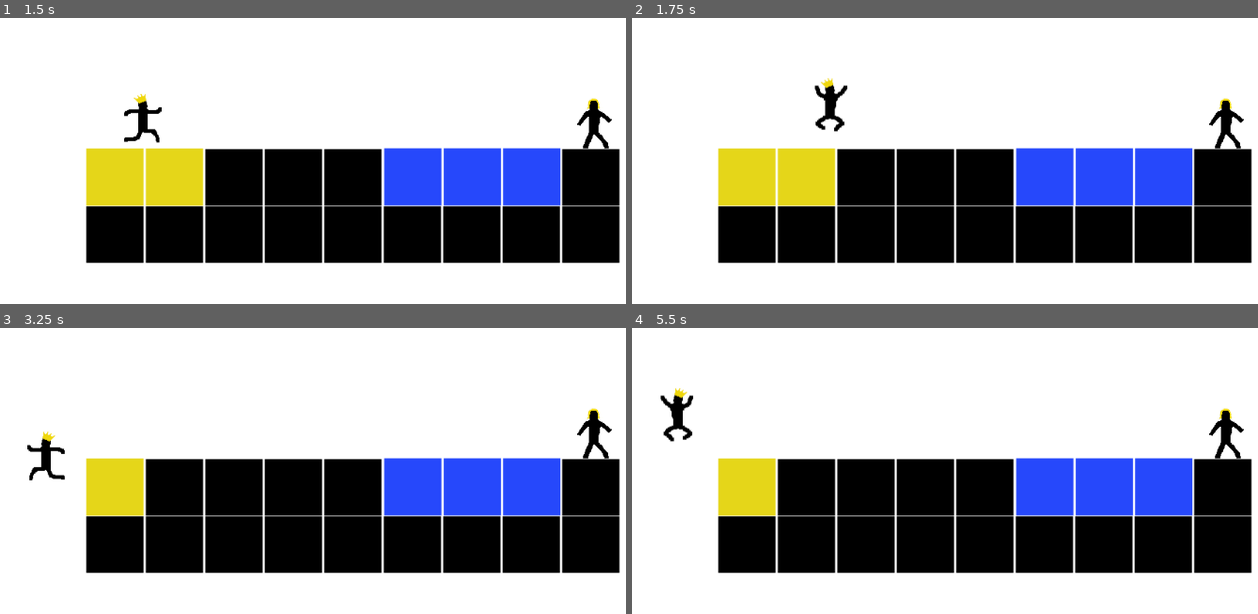
Above: before the commit, frames 1-4 (two rows, left to right).
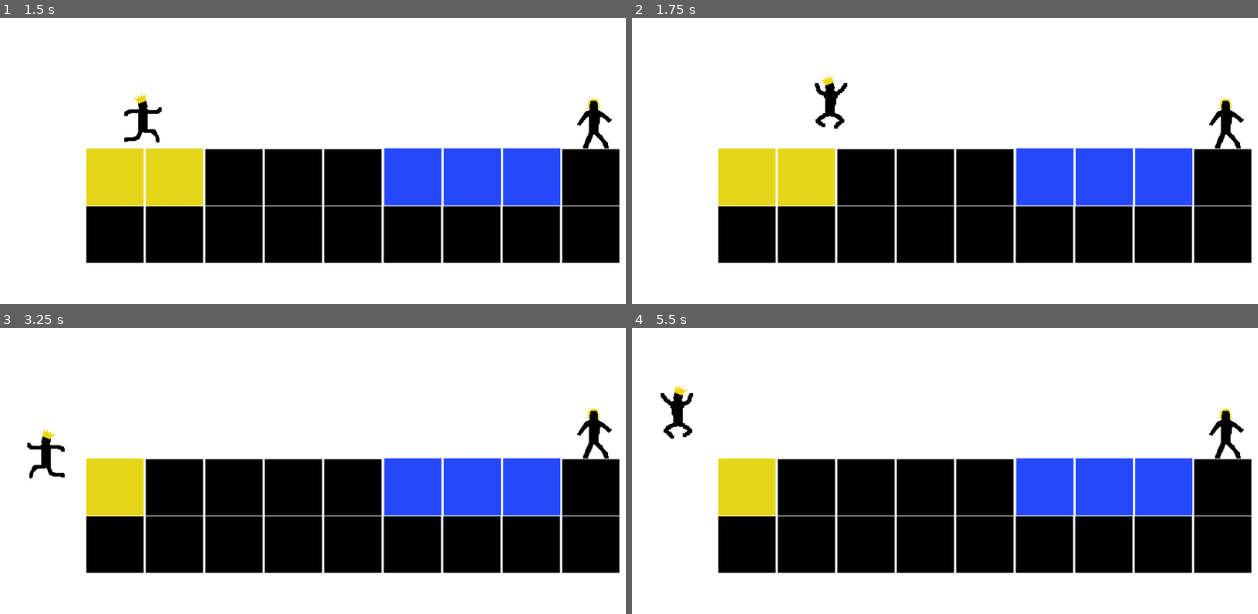
Above: after the commit, the same moments.

Repository: meburns/midas
Game: Godot game, scene res://src/Menu.tscn
Two runs of this game, one before a commit and one after it. Both use one fixed random seed, a clock stepped at 60 frames per second and the inputs below.
Inputs:
- Up to frame 1 (1.5 s): click "START" at 0.5 s; tap Enter (ui_accept) at 1.25 s; hold Right (move_right) from 1.28 s (still down); tap R (refresh) at 1.35 s
- Up to frame 2 (1.75 s): keep holding Right (move_right); tap Space (jump) at 1.52 s
- Up to frame 3 (3.25 s): tap R (refresh) at 2.1, 2.85 s; tap Space (jump) at 2.27 s; release Right (move_right) at 2.78 s; hold A (move_left) from 2.78 s (still down)
- Up to frame 4 (5.5 s): release A (move_left) at 3.53 s; hold Right (move_right) 3.53-5.03 s; tap R (refresh) at 3.6, 4.35, 5.1 s; tap Space (jump) at 3.77, 4.52, 5.27 s; hold A (move_left) from 5.03 s (still down)

Frame 1 is identical in both runs. In frame 2, 0.3% of the frame differs, in the area x 29-35%, y 20-40%; in frame 3, 0.3%; in frame 4, 0.3%.

Commit message:
Further lower midas gravity

Diff:
--- a/src/Midas.tscn
+++ b/src/Midas.tscn
@@ -13,7 +13,7 @@
 position = Vector2( 22.0332, 0 )
 collision_mask = 2
 script = ExtResource( 1 )
-gravity = 3800.0
+gravity = 3500.0
 
 [node name="Sprite" type="Sprite" parent="."]
 position = Vector2( 7.09544, -40.4252 )
